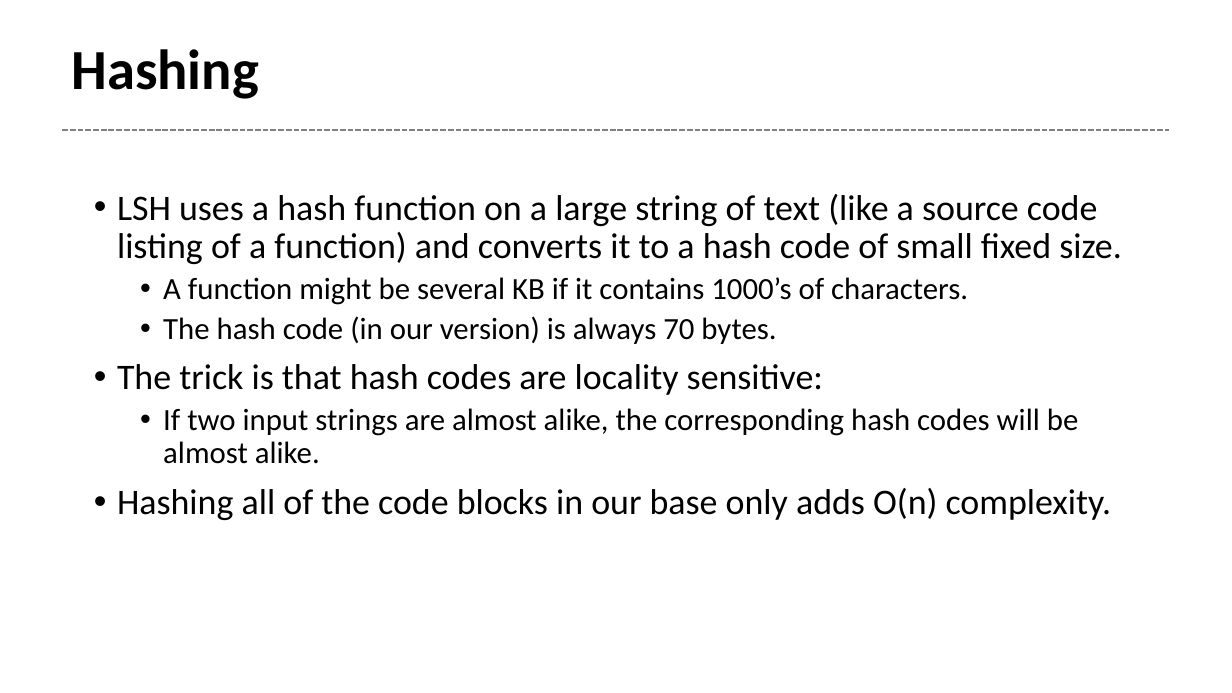
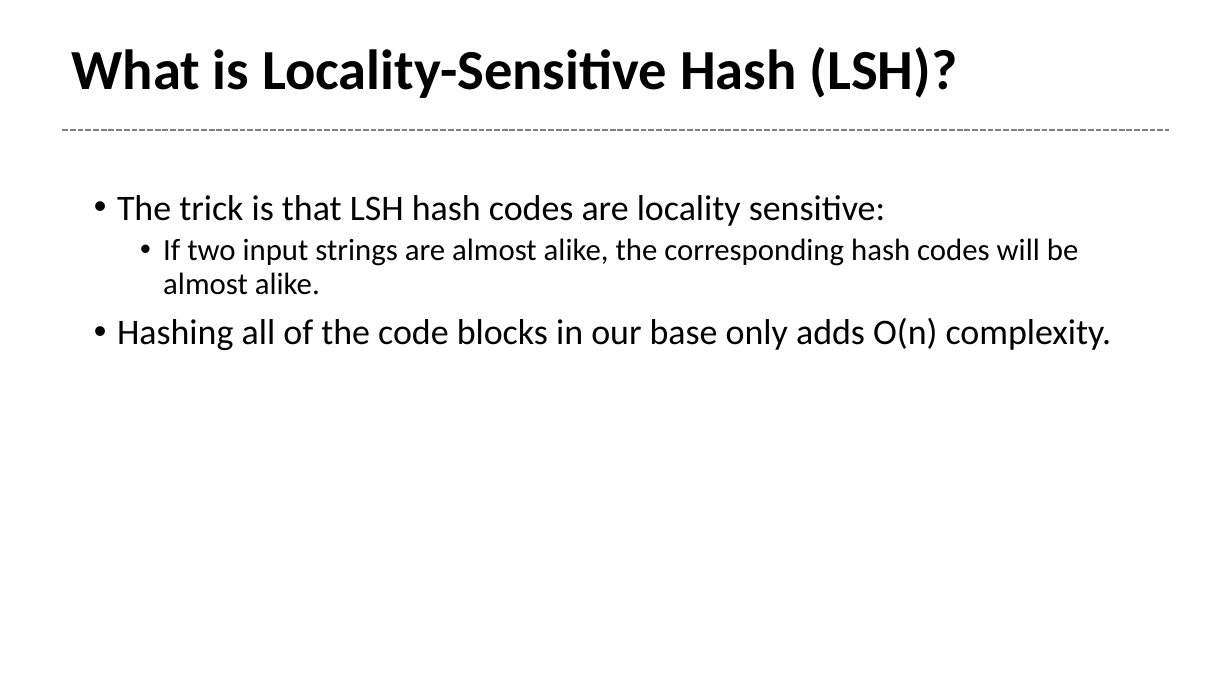
Before and after one commit to Tetricz/CodeCloneDetector, a slide deck: slide 4 of presentation.pptx. Drawn at 1232x693 pixels with LibreOffice and Linux fonts; fonts in the diff are those of the drawing. Boxes give left, top, right and bottom in pixels: in the first picture for what was removed or moved away, otherwise in the second. Text is boxed around its words. In the diff, an @@ line names an element or a change of style, - is before the commit and + after.

```diff
--- a/presentation.pptx
+++ b/presentation.pptx
@@ title at (71,47,957,98): text changed @@
-Hashing
+What is Locality-Sensitive Hash (LSH)?
@@ text at (117,195,885,226): text changed @@
-• LSH uses a hash function on a large string of text (like a source code listing of a function) and converts it to a hash code of small fixed size.
-  • A function might be several KB if it contains 1000’s of characters.
-  • The hash code (in our version) is always 70 bytes.
-• The trick is that hash codes are locality sensitive:
+• The trick is that LSH hash codes are locality sensitive:
```
Also in this commit, not shown: 1 other slide changed.
